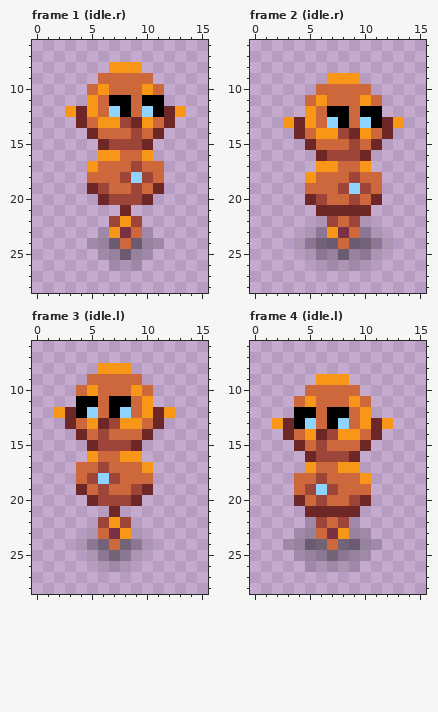
Pixel-art file -- img/player.ase. Above is the file before it was changed.
16x32 pixels, 8 frames. Shown: frame 1 (idle.r): x 0..15, y 6..28; frame 2 (idle.r): x 0..15, y 6..28; frame 3 (idle.l): x 0..15, y 6..28; frame 4 (idle.l): x 0..15, y 6..28. The commit also changed other frames, which this record leaves out.
After:
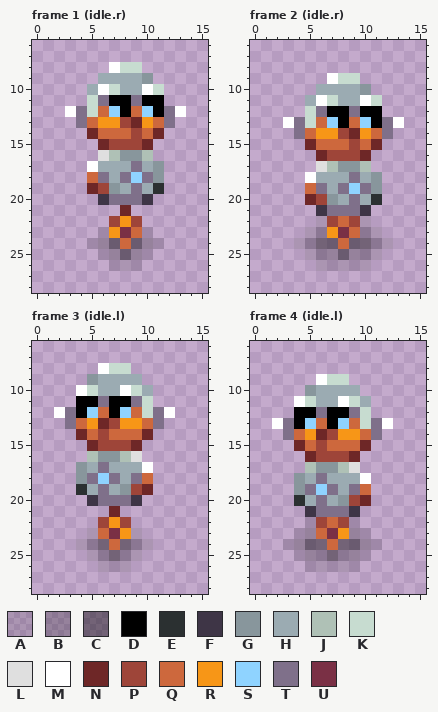
Palette (. is transparent): A #00000020  B #0000003c  C #0000006a  D #000000  E #2b3031  F #3e3546  G #88969c  H #9babb2  J #afc1b6  K #c7dcd0  L #dfdfdf  M #ffffff  N #6e2727  P #9e4539  Q #cd683d  R #f79617  S #8fd3ff  T #7f708a  U #7a3045
Commit message: integrate shielding art, swap player sprites when swapping shielding
What changed:
layer "armor.1" added
Frame 1 (idle.r), layer "armor.1":
y 8: x 7..9 RRR -> MKK
y 9: x 6..10 QQQQQ -> HHHHG
y 10: x 5..11 QRQQQRQ -> HMKHHMK
y 11: x 5..6 RQ -> KT; x 9 Q -> T
y 12: x 3..5 RNR -> MTK; x 12..13 NR -> TM
y 13: x 4 N -> T; x 12 N -> T
y 16: x 6..10 RRQQR -> LJGGJ
y 17: x 5..11 RQQQPQQ -> MHHHTHG
y 18: x 6..8 QQP -> THT; x 10..11 PQ -> TG
y 19: x 7..11 QQPQN -> GHTHE
y 20: x 6..10 NPPPN -> FTTTF
Frame 2 (idle.r), layer "armor.1":
y 9: x 7..9 RRR -> MKK
y 10: x 6..10 QQQQQ -> HHHHG
y 11: x 5..11 QRQQQRQ -> HMKHHMK
y 12: x 5..6 RQ -> KT; x 9 Q -> T
y 13: x 3..5 RNR -> MTK; x 12..13 NR -> TM
y 14: x 4 N -> T; x 12 N -> T
y 17: x 6..10 RRQQR -> LJGGJ
y 18: x 5..11 RQQQPQQ -> MHHHTHG
y 19: x 6..8 QQP -> THT; x 10..11 PQ -> TG
y 20: x 7..11 QQPQN -> GHTHE
y 21: x 6..10 NNNNN -> FTTTF
Frame 3 (idle.l), layer "armor.1":
y 8: x 6..8 RRR -> MKK
y 9: x 5..9 QQQQQ -> GHHHH
y 10: x 4..10 QRQQQRQ -> MKHHMKH
y 11: x 6 Q -> T; x 9..10 QR -> TK
y 12: x 2..3 RN -> MT; x 10..12 RNR -> KTM
y 13: x 3 N -> T; x 11 N -> T
y 16: x 5..9 RQQRR -> JGGJL
y 17: x 4..10 QQPQQQR -> GHTHHHM
y 18: x 4..5 QP -> GT; x 7..9 PQQ -> THT
y 19: x 4..8 NQPQQ -> EHTHG
y 20: x 5..9 NPPPN -> FTTTF
Frame 4 (idle.l), layer "armor.1":
y 9: x 6..8 RRR -> MKK
y 10: x 5..9 QQQQQ -> GHHHH
y 11: x 4..10 QRQQQRQ -> MKHHMKH
y 12: x 6 Q -> T; x 9..10 QR -> TK
y 13: x 2..3 RN -> MT; x 10..12 RNR -> KTM
y 14: x 3 N -> T; x 11 N -> T
y 17: x 5..9 RQQRR -> JGGJL
y 18: x 4..10 QQPQQQR -> GHTHHHM
y 19: x 4..5 QP -> GT; x 7..9 PQQ -> THT
y 20: x 4..8 NQPQQ -> EHTHG
y 21: x 5..9 NNNNN -> FTTTF
Changed places in both pictures, as pixel boxes (x1, y1, x2, y2):
changed: (65, 62, 186, 205)
changed: (283, 73, 404, 216)
changed: (54, 363, 175, 506)
changed: (272, 374, 393, 517)
